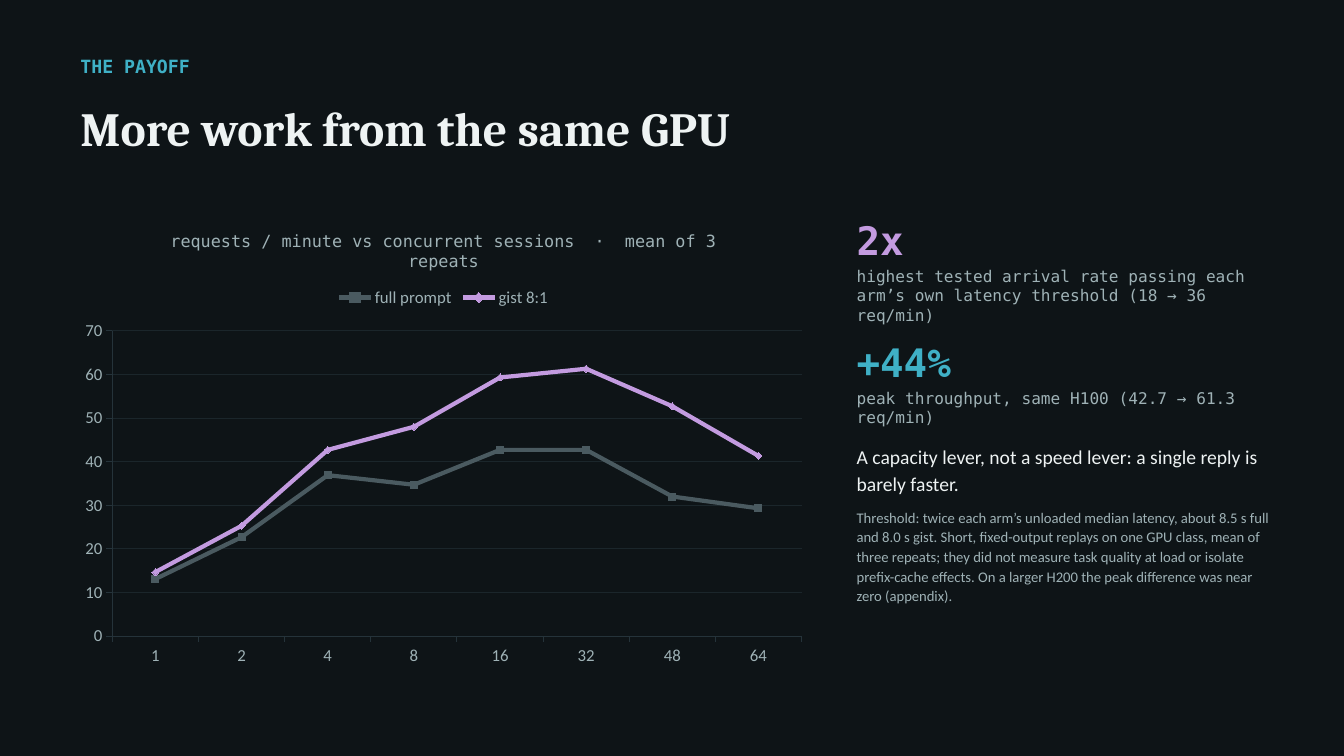
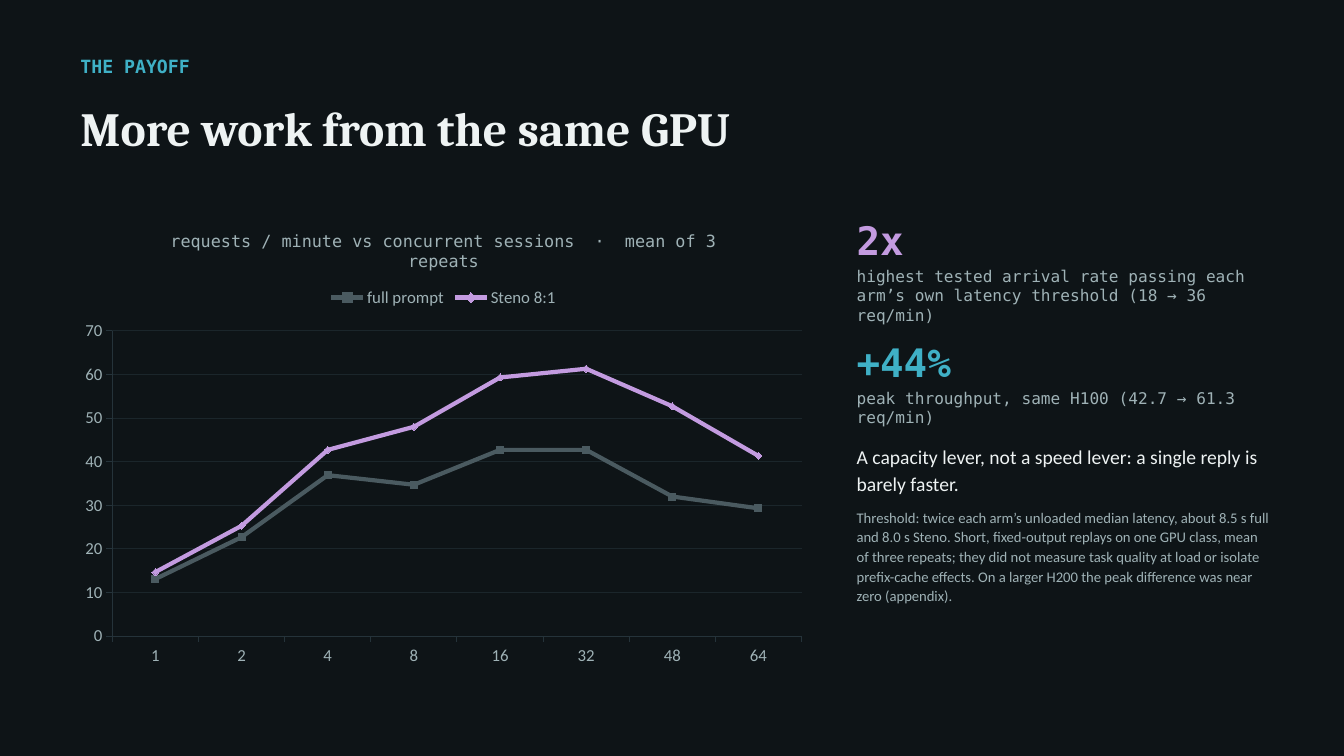
Before and after one commit to arunmenon/gisting-coding-agent, a slide deck: slide 6 of Gisting-CTO-deck.pptx. Drawn at 1344x756 pixels with LibreOffice and Linux fonts; fonts in the diff are those of the drawing. Boxes give left, top, right and bottom in pixels: in the first picture for what was removed or moved away, otherwise in the second. Text is boxed around its words. In the diff, an @@ line names an element or a change of style, - is before the commit and + after.

```diff
--- a/Gisting-CTO-deck.pptx
+++ b/Gisting-CTO-deck.pptx
@@ line chart at [71,212,817,676] @@
-gist 8:1: 15, 25, 43, 48, 59, 61, 53, 41
+Steno 8:1: 15, 25, 43, 48, 59, 61, 53, 41
@@ text at [857,513,1269,604]: text changed @@
-Threshold: twice each arm’s unloaded median latency, about 8.5 s full and 8.0 s gist. Short, fixed-output replays on one GPU class, mean of three repeats; they did not measure task quality at load or isolate prefix-cache effects. On a larger H200 the peak difference was near zero (appendix).
+Threshold: twice each arm’s unloaded median latency, about 8.5 s full and 8.0 s Steno. Short, fixed-output replays on one GPU class, mean of three repeats; they did not measure task quality at load or isolate prefix-cache effects. On a larger H200 the peak difference was near zero (appendix).
```
Also in this commit, not shown: 10 other slides changed, 4 other files.
